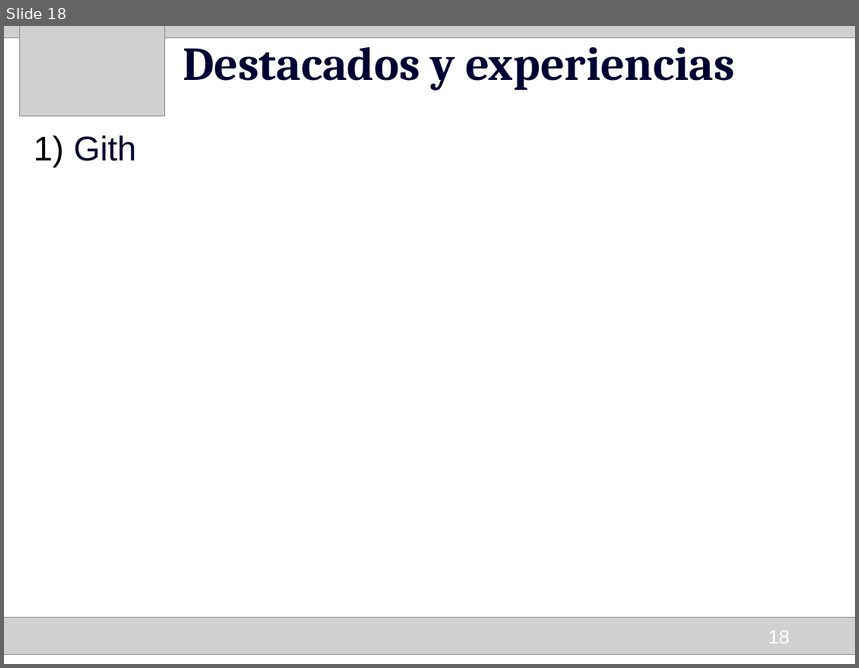
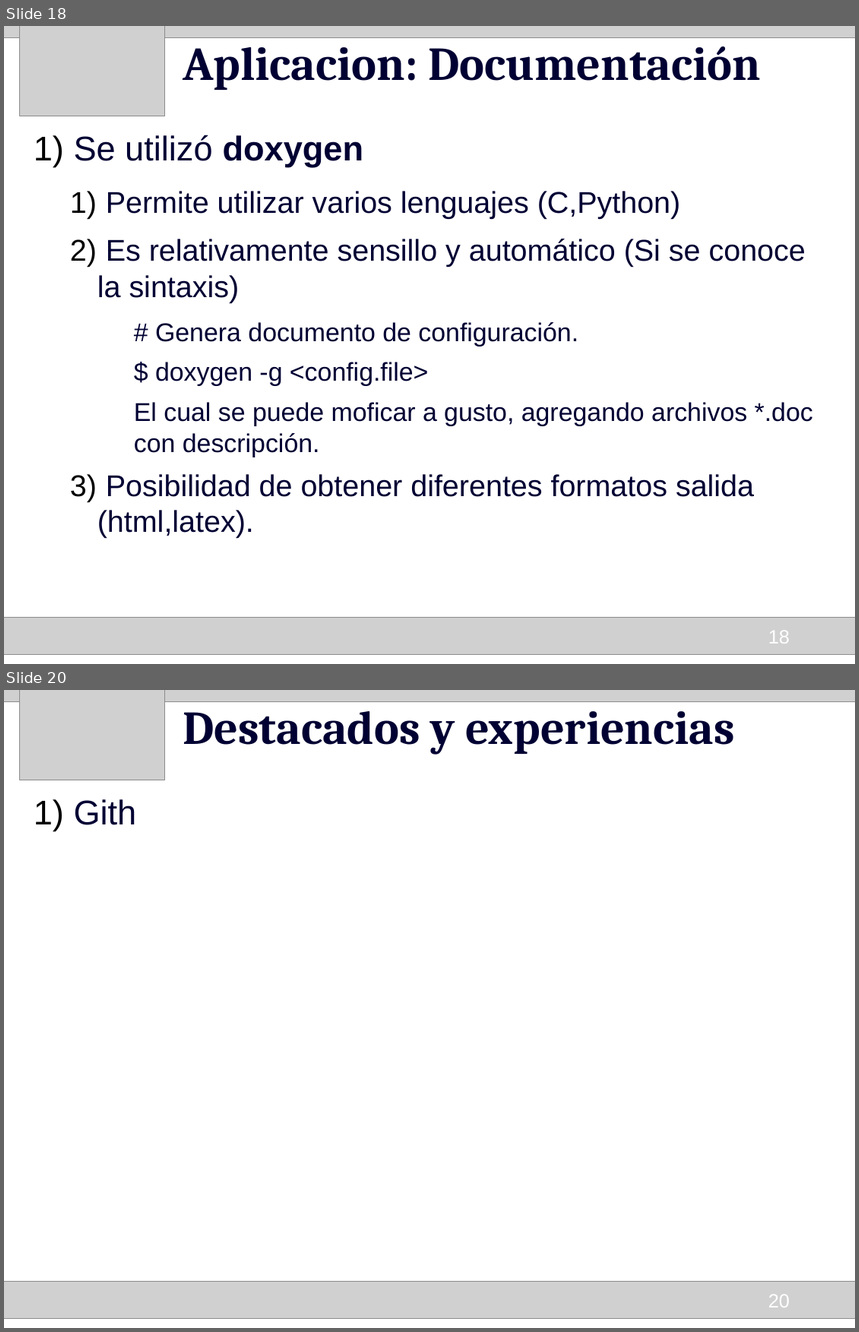
Before and after one commit to HumbertoCelleri/ljmd, a slide deck: presentacion/Presentacion.odp. Shown one above the other, each under a label of ours: slide 18 before the commit, slides 18 and 20 after it; the slides between them are not shown. The pictures are 859x668 and 859x1332 pixels, drawn with LibreOffice and Linux fonts; fonts in the diff are those of the drawing; grey boxes stand for pictures. Boxes give left, top, right and bottom in pixels: in the first picture for what was removed or moved away, otherwise in the second. Text is boxed around its words. In the diff, an @@ line names an element or a change of style, - is before the commit and + after.

```diff
--- a/presentacion/Presentacion.odp
+++ b/presentacion/Presentacion.odp
@@ slide 18 added at [4,26,855,664], background #FFFFFF @@
@@ picture added at [4,26,855,31] @@
@@ picture added at [4,26,855,37] @@
@@ picture added at [19,26,164,116] @@
@@ title added at [183,37,761,90], 44 pt, text #000033, bold @@
+Aplicacion: Documentación
@@ text added at [74,135,813,538], 28 pt, text #000033 @@
+1) Se utilizó doxygen
+  1) Permite utilizar varios lenguajes (C,Python)
+  2) Es relativamente sensillo y automático (Si se conoce la sintaxis)
+    # Genera documento de configuración.
+    $ doxygen -g <config.file>
+    El cual se puede moficar a gusto, agregando archivos *.doc con descripción.
+  3) Posibilidad de obtener diferentes formatos salida (html,latex).
@@ picture added at [4,618,855,655] @@
@@ page number added at [769,631,790,644], 18 pt, text #FFFFFF @@
+18
@@ what was slide 18 is now slide 20 @@
@@ page number at [769,1295,790,1308]: text changed @@
-18
+20
```
Also in this commit, not shown: 5 slides changed, 5 other slides added, 2 slides removed.
